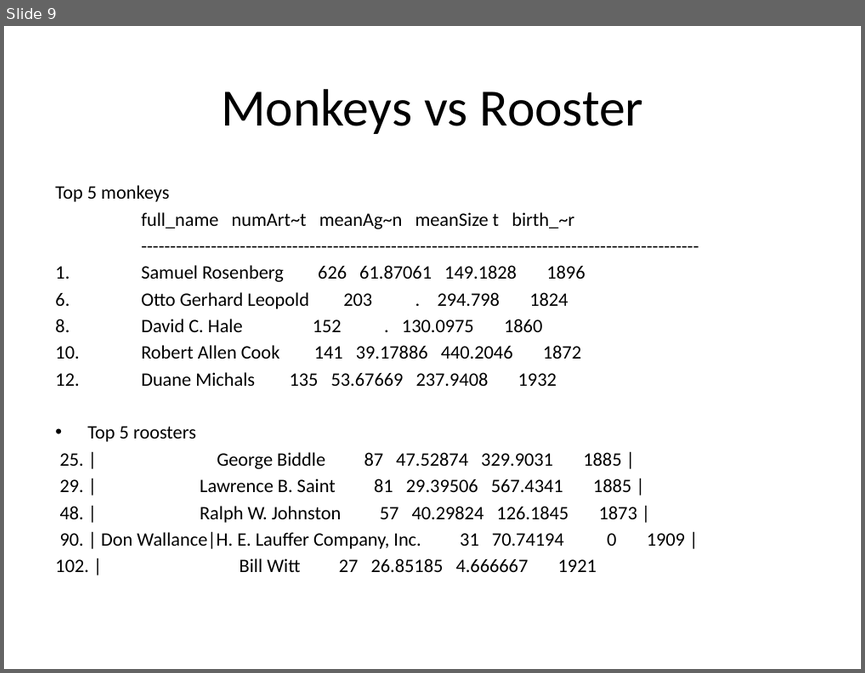
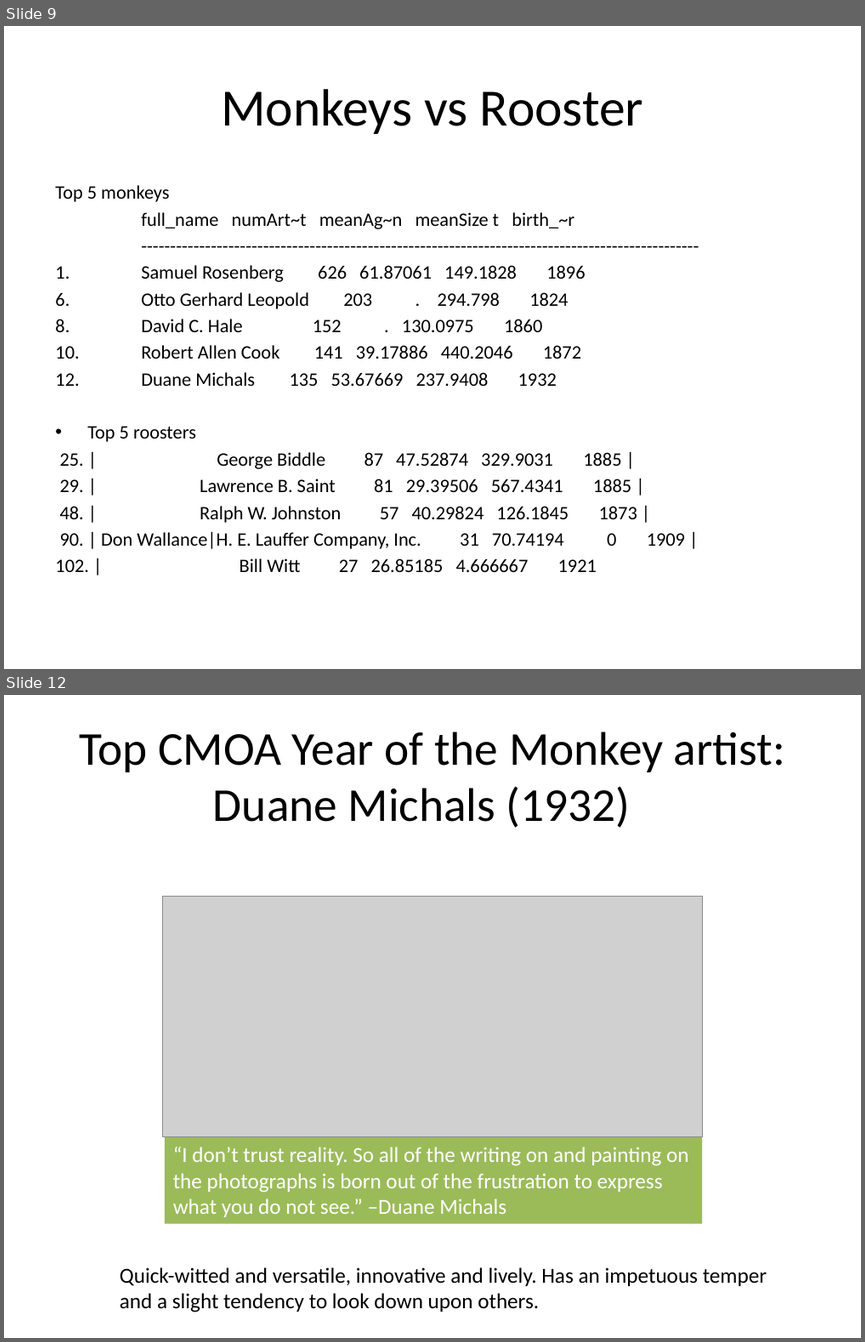
Before and after one commit to WUJJU/HackathonGSPIA, a slide deck: Plan for Sunday.pptx. Shown one above the other, each under a label of ours: slide 9 before the commit, slides 9 and 12 after it; the slides between them are not shown. The pictures are 865x673 and 865x1342 pixels, drawn with LibreOffice and Linux fonts; fonts in the diff are those of the drawing; grey boxes stand for pictures. Boxes give left, top, right and bottom in pixels: in the first picture for what was removed or moved away, otherwise in the second. Text is boxed around its words. In the diff, an @@ line names an element or a change of style, - is before the commit and + after.

Commit message:
Slides updated: top Rat, Ox, Monkey, Rooster
Good justification for why we use Chinese horoscope here

```diff
--- a/Plan for Sunday.pptx
+++ b/Plan for Sunday.pptx
@@ slide 12 added at (4,695,861,1338), background #FFFFFF @@
@@ title added at (79,732,785,828), 39.6 pt, text #000000 @@
+Top CMOA Year of the Monkey artist:
+Duane Michals (1932)
@@ picture added at (162,896,702,1136) @@
@@ rectangle added at (164,1137,702,1224), fill #9BBB59, 18 pt, text #FFFFFF @@
+“I don’t trust reality. So all of the writing on and painting on the photographs is born out of the frustration to express what you do not see.” –Duane Michals
@@ text added at (120,1267,766,1312), 18 pt, text #000000 @@
+Quick-witted and versatile, innovative and lively. Has an impetuous temper and a slight tendency to look down upon others.
```
Also in this commit, not shown: 4 other slides added.
